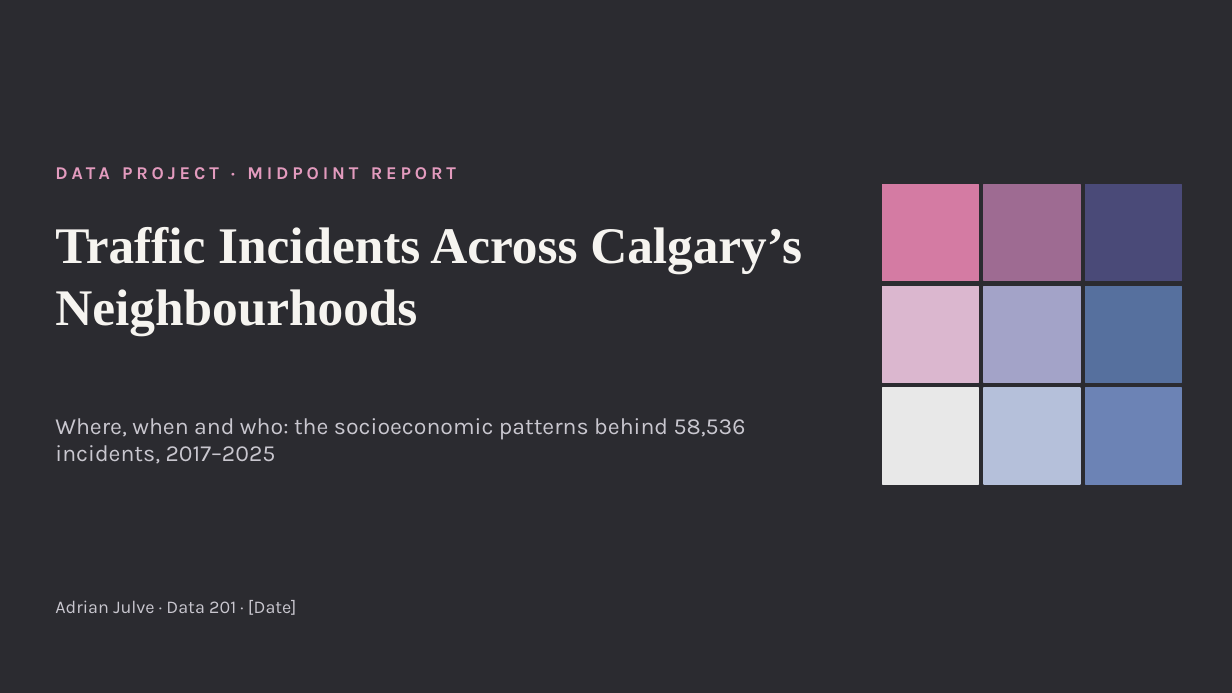
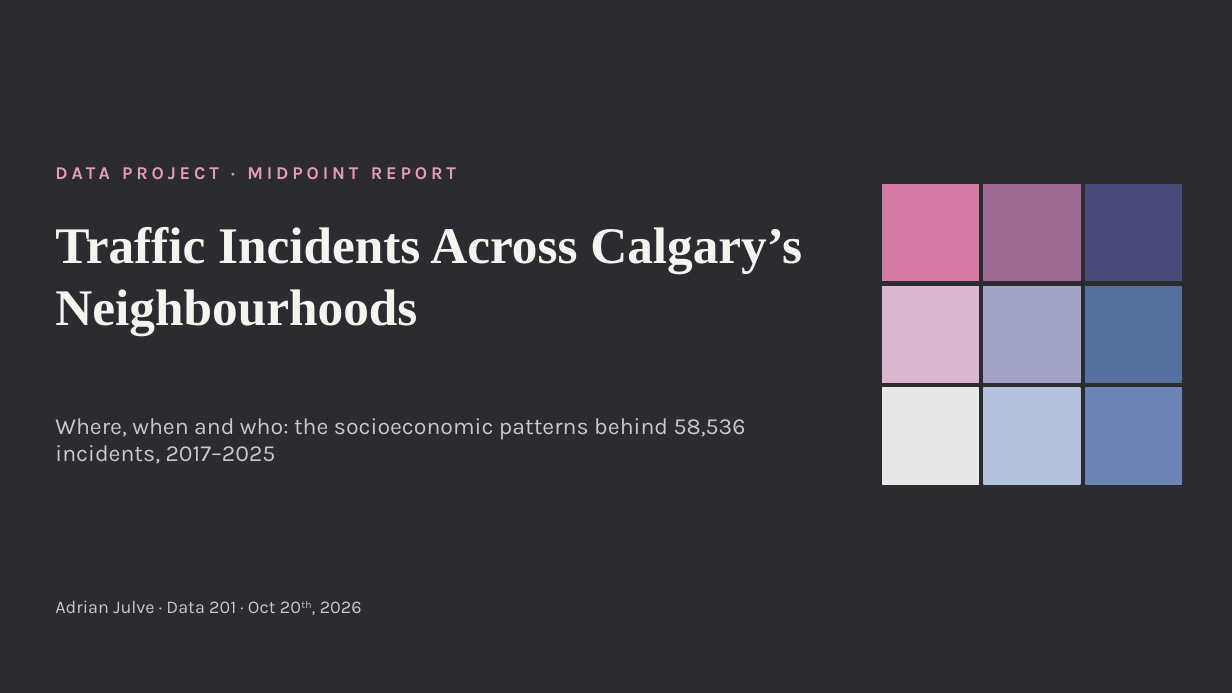
Before and after one commit to AdrianJulve/calgary-traffic-dashboard, a slide deck: slide 1 of Calgary_Traffic_Midpoint.pptx. Drawn at 1232x693 pixels with LibreOffice and Linux fonts; fonts in the diff are those of the drawing. Boxes give left, top, right and bottom in pixels: in the first picture for what was removed or moved away, otherwise in the second. Text is boxed around its words. In the diff, an @@ line names an element or a change of style, - is before the commit and + after.

```diff
--- a/Calgary_Traffic_Midpoint.pptx
+++ b/Calgary_Traffic_Midpoint.pptx
@@ text at (x1=55, y1=600, x2=362, y2=613): text changed @@
-Adrian Julve · Data 201 · [Date]
+Adrian Julve · Data 201 · Oct 20th, 2026
```
Also in this commit, not shown: 2 other slides changed, 3 slides added, 3 slides removed.
